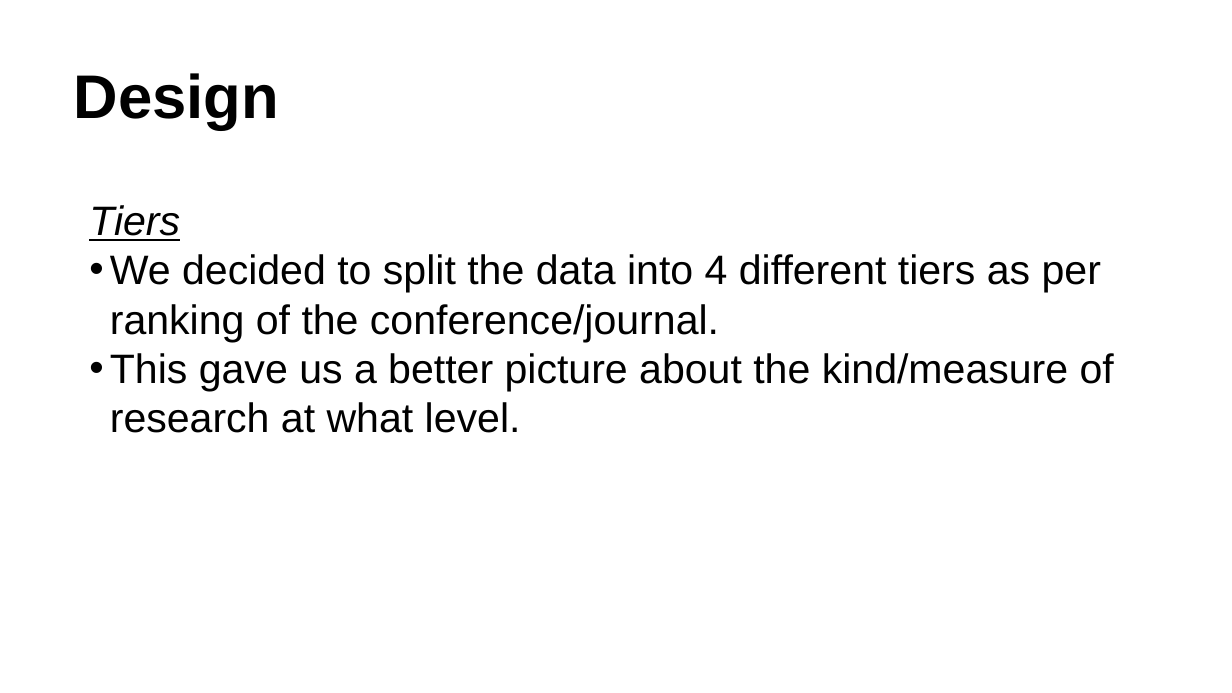
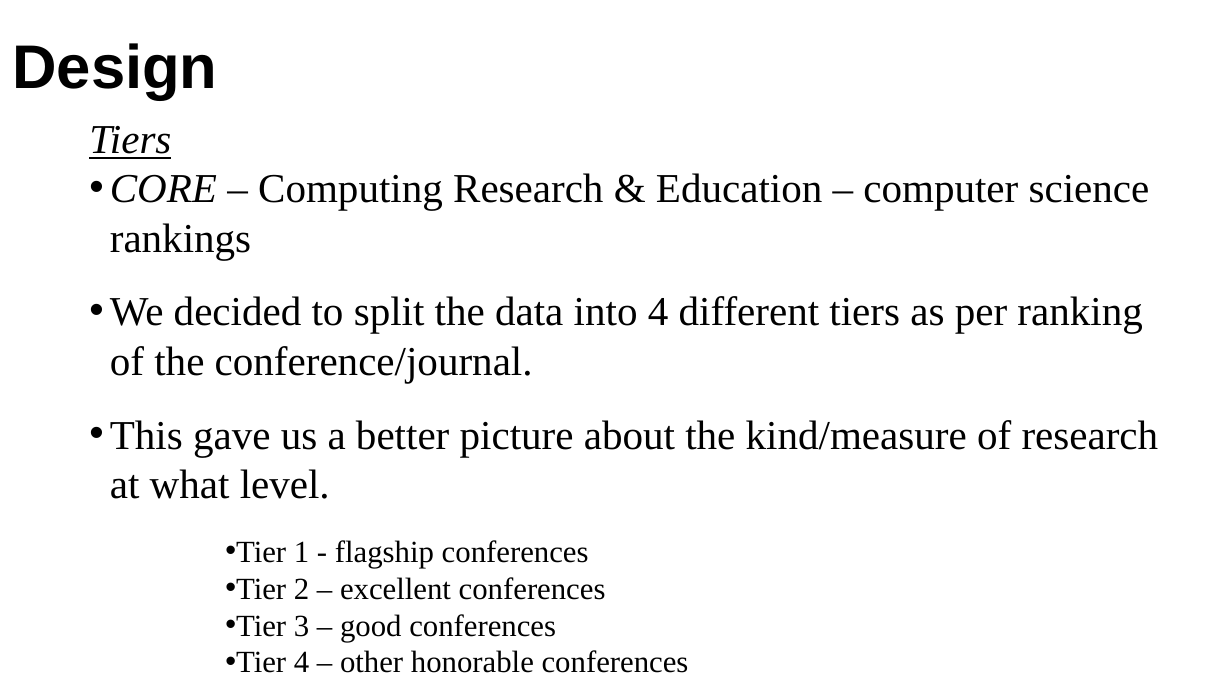
Before and after one commit to ag3859/RTBDProject, a slide deck: slide 6 of RTBD.pptx (slide 7 before the commit). Drawn at 1232x693 pixels with LibreOffice and Linux fonts; fonts in the diff are those of the drawing. Boxes give left, top, right and bottom in pixels: in the first picture for what was removed or moved away, otherwise in the second. Text is boxed around its words. In the diff, an @@ line names an element or a change of style, - is before the commit and + after.

```diff
--- a/RTBD.pptx
+++ b/RTBD.pptx
@@ title "Design": place and size @@
-title "Design" at box(74, 73, 279, 130)
+title "Design" at box(12, 43, 217, 100)
@@ text "Tiers": place and size @@
-text "Tiers" at box(89, 205, 1114, 433)
+text "Tiers" at box(89, 126, 1159, 673)
@@ text at box(89, 126, 1159, 499): font Arial to Times New Roman in "Tiers", "We decided to split the data into ...", "This gave us a better picture about ..." @@
@@ text at box(110, 173, 1150, 259): paragraph added @@
+• CORE – Computing Research & Education – computer science rankings
@@ text at box(236, 540, 689, 673): paragraphs added @@
+  • Tier 1 - flagship conferences
+  • Tier 2 – excellent conferences
+  • Tier 3 – good conferences
+  • Tier 4 – other honorable conferences
```
Also in this commit, not shown: 5 other slides changed, 4 other files.
